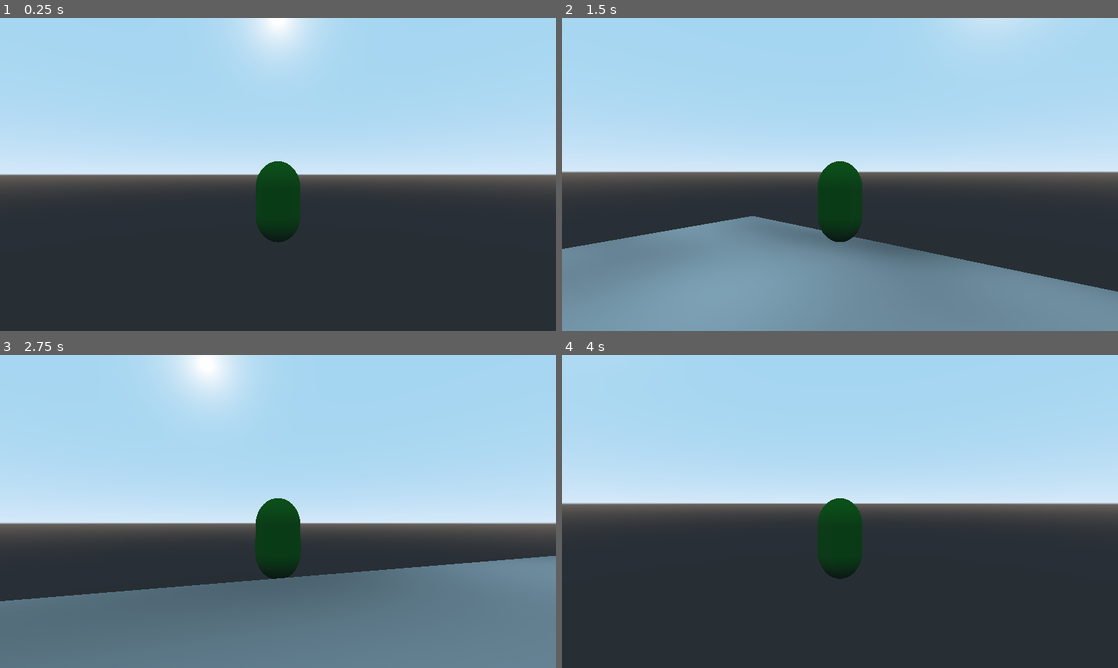
Above: before the commit, frames 1-4 (two rows, left to right).
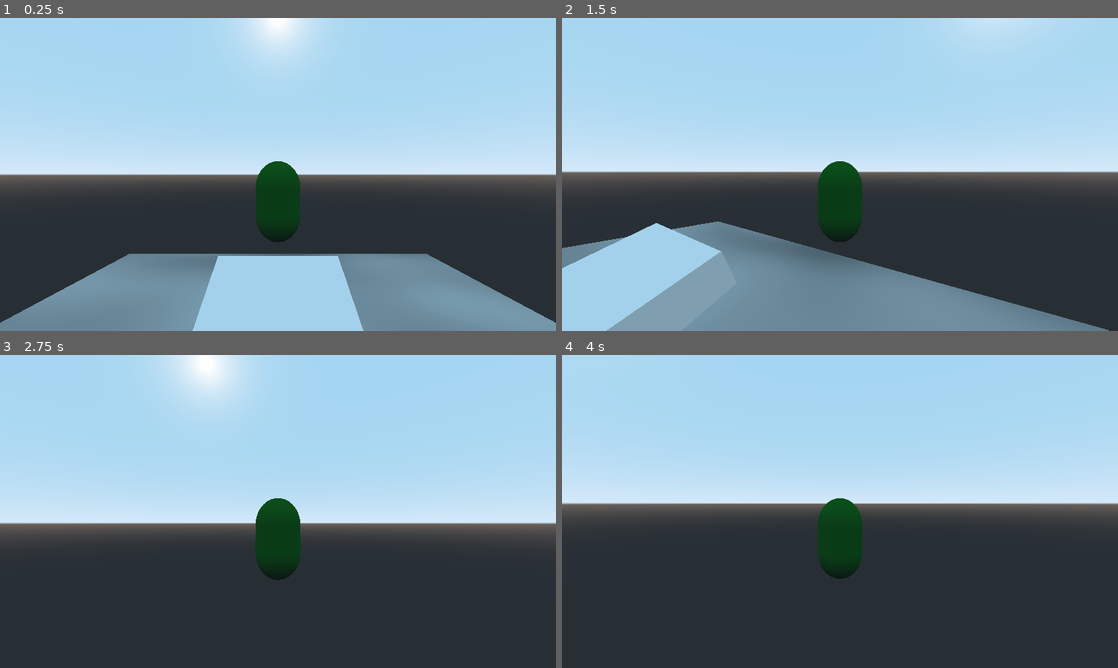
Above: after the commit, the same moments.

Repository: elegist/skyjumper
Game: Godot game, scene res://src/Main.tscn
Two runs of this game, one before a commit and one after it. Both use one fixed random seed, a clock stepped at 60 frames per second and the inputs below.
Inputs (mouse positions are in pixels of both pictures, inside the frame that each line leads up to):
- Up to frame 1 (0.25 s): no input
- Up to frame 2 (1.5 s): move the mouse to (867, 174) at 0.52 s; hold W (move_up) from 0.53 s (still down); tap Shift (dash) at 0.6 s; tap Space (jump) at 0.77, 0.8, 1.07, 1.35 s; move the mouse to (812, 174) at 1.27 s
- Up to frame 3 (2.75 s): keep holding W (move_up); tap Space (jump) at 1.52, 1.82, 2.3 s; tap Shift (dash) at 1.55, 2.1 s; move the mouse to (289, 505) at 2.02 s
- Up to frame 4 (4 s): keep holding W (move_up); move the mouse to (834, 517) at 2.77 s; tap Shift (dash) at 2.85 s; tap Space (jump) at 3.02, 3.32, 3.6, 3.77 s; tap Enter at 3.5 s; move the mouse to (878, 514) at 3.52 s

The runs differ from the first frame. In frame 1, 20% of the frame differs, in the area x 0-100%, y 75-100%; in frame 2, 13%; in frame 3, 29%, in the area x 0-100%, y 64-100%; in frame 4, less than 0.1%.

Commit message:
Rework movement, add dash

Diff:
--- a/src/Main.tscn
+++ b/src/Main.tscn
@@ -20,11 +20,15 @@
 
 [sub_resource type="BoxShape" id=5]
 
+[sub_resource type="CubeMesh" id=6]
+
+[sub_resource type="BoxShape" id=7]
+
 [node name="Main" type="Node"]
 script = ExtResource( 1 )
 
 [node name="Player" parent="." instance=ExtResource( 2 )]
-transform = Transform( 1, 0, 0, 0, 1, 0, 0, 0, 1, 0, 36, 0 )
+transform = Transform( 1, 0, 0, 0, 1, 0, 0, 0, 1, 0, 9, 0 )
 
 [node name="StaticBody" type="StaticBody" parent="."]
 transform = Transform( 20, 0, 0, 0, 1, 0, 0, 0, 20, 0, -1, 0 )
@@ -35,3 +39,13 @@
 
 [node name="CollisionShape" type="CollisionShape" parent="StaticBody"]
 shape = SubResource( 5 )
+
+[node name="StaticBody2" type="StaticBody" parent="."]
+transform = Transform( 5, 0, 0, 0, 0.92164, -1.94023, 0, 0.388047, 4.6082, 0, 1.02822, -4.46072 )
+
+[node name="MeshInstance" type="MeshInstance" parent="StaticBody2"]
+mesh = SubResource( 6 )
+material/0 = null
+
+[node name="CollisionShape" type="CollisionShape" parent="StaticBody2"]
+shape = SubResource( 7 )
--- a/src/player/Player.gd
+++ b/src/player/Player.gd
@@ -2,11 +2,14 @@
 
 var velocity: Vector3 = Vector3.ZERO
 
-export var move_speed: float = 50.0
-export var acceleration = 15.0
-export var jump_force: float = 30.0
-export var gravity: float = 1.5
-export var max_terminal_velocity: float = 60.0
+export var gravity: float = -40.0
+
+export var max_speed: float = 15.0
+export var acceleration: float = 70.0
+export var ground_friction: float = 60.0
+export var air_resistance: float = 50.0
+export var jump_height: float = 15.0
+export var dash_factor: int = 40
 
 var max_jump_count: int = 2
 var jump_count: int = 0
@@ -22,6 +25,8 @@
 
 var origin_basis = Basis()
 var orientation = Transform()
+
+var snap_vector: Vector3 = Vector3.ZERO
 
 onready var mesh = $Mesh
 
@@ -55,32 +60,14 @@
 	camera_pivot.rotation.x = -camera_x_rotation
 
 func _physics_process(delta: float) -> void:
-	velocity.y = clamp(velocity.y - gravity, -max_terminal_velocity, max_terminal_velocity)
+	var input_vector = _get_input_vector()
+	var move_direction = _get_move_direction(input_vector)
 
-	var move_direction: Vector2 = Vector2(
-		Input.get_action_strength("move_left") - Input.get_action_strength("move_right"),
-		Input.get_action_strength("move_down") - Input.get_action_strength("move_up")
-	)
+	_update_snap_vector()
 
-	var movement: Vector2 = Vector2.ZERO
-	movement = movement.linear_interpolate(move_direction * move_speed, acceleration * delta)
+	apply_gravity(delta)
 
-	var camera_z = -camera.global_transform.basis.z
-	var camera_x = camera.global_transform.basis.x
-	camera_z.y = 0
-	camera_z = camera_z.normalized()
-	camera_x.y = 0
-	camera_x = camera_x.normalized()
-
-	var direction = -camera_x * movement.x - camera_z * movement.y
-
-	velocity.x = direction.x
-	velocity.z = direction.z
-
-	if move_direction.length() > 0.01:
-		rotate_character(direction, delta)
-
-	velocity = move_and_slide(velocity, Vector3.UP)
+	apply_movement(move_direction, delta)
 
 	if is_on_floor():
 		jump_count = max_jump_count
@@ -88,17 +75,50 @@
 	if Input.is_action_just_pressed("jump") && jump_count > 0:
 		apply_jump()
 		jump_count -= 1
-	elif Input.is_action_just_released("jump") && velocity.y > jump_force / 3:
-		velocity.y = jump_force / 3
+	elif Input.is_action_just_released("jump") && velocity.y > jump_height / 2:
+		velocity.y = jump_height / 2
+
+	if Input.is_action_just_pressed("dash"):
+		apply_dash(move_direction, delta)
+
+	velocity = move_and_slide_with_snap(velocity, snap_vector, Vector3.UP, true)
+
+func _get_input_vector() -> Vector3:
+	var input_vector = Vector3.ZERO
+	input_vector.x = Input.get_action_strength("move_right") - Input.get_action_strength("move_left")
+	input_vector.z = Input.get_action_strength("move_down") - Input.get_action_strength("move_up")
+	return input_vector.normalized() if input_vector.length() > 1 else input_vector
+
+func _get_move_direction(input_vector: Vector3) -> Vector3:
+	var move_direction = (input_vector.x * camera_root.transform.basis.x) + (input_vector.z * camera_root.transform.basis.z)
+	return move_direction
+
+func _update_snap_vector() -> void:
+	snap_vector = -get_floor_normal() if is_on_floor() else Vector3.DOWN
+
+func apply_gravity(delta: float) -> void:
+	velocity.y += gravity * delta
+	velocity.y = clamp(velocity.y, gravity, jump_height)
+
+func apply_movement(move_direction: Vector3, delta: float) -> void:
+	if move_direction != Vector3.ZERO:
+		velocity.x = velocity.move_toward(move_direction * max_speed, acceleration * delta).x
+		velocity.z = velocity.move_toward(move_direction * max_speed, acceleration * delta).z
+		mesh.rotation.y = lerp_angle(mesh.rotation.y, atan2(-move_direction.x, -move_direction.z), 10 * delta)
+	else:
+		if is_on_floor():
+			velocity = velocity.move_toward(Vector3.ZERO, ground_friction * delta)
+		else:
+			velocity.x = velocity.move_toward(Vector3.ZERO, air_resistance * delta).x
+			velocity.z = velocity.move_toward(Vector3.ZERO, air_resistance * delta).z
 
 func apply_jump() -> void:
-	velocity.y = jump_force
+	snap_vector = Vector3.ZERO
+	velocity.y = jump_height
 
-func rotate_character(direction: Vector3, delta: float) -> void:
-	var from = Quat(orientation.basis)
-	var to = Quat(Transform().looking_at(direction, Vector3.UP).basis)
-
-	orientation.basis = Basis(from.slerp(to, delta * rotation_interpolation))
-
-	orientation = orientation.orthonormalized()
-	mesh.global_transform.basis = orientation.basis
+func apply_dash(move_direction: Vector3, delta: float) -> void:
+	velocity.x = velocity.move_toward(move_direction * max_speed * dash_factor, acceleration * dash_factor * delta).x
+	velocity.z = velocity.move_toward(move_direction * max_speed * dash_factor, acceleration * dash_factor * delta).z
+	yield(get_tree().create_timer(0.25), "timeout")
+	velocity.x = velocity.move_toward(Vector3.ZERO, 50).x
+	velocity.z = velocity.move_toward(Vector3.ZERO, 50).z
Not shown: 1 places in src/Main.tscn that only renumber resources
